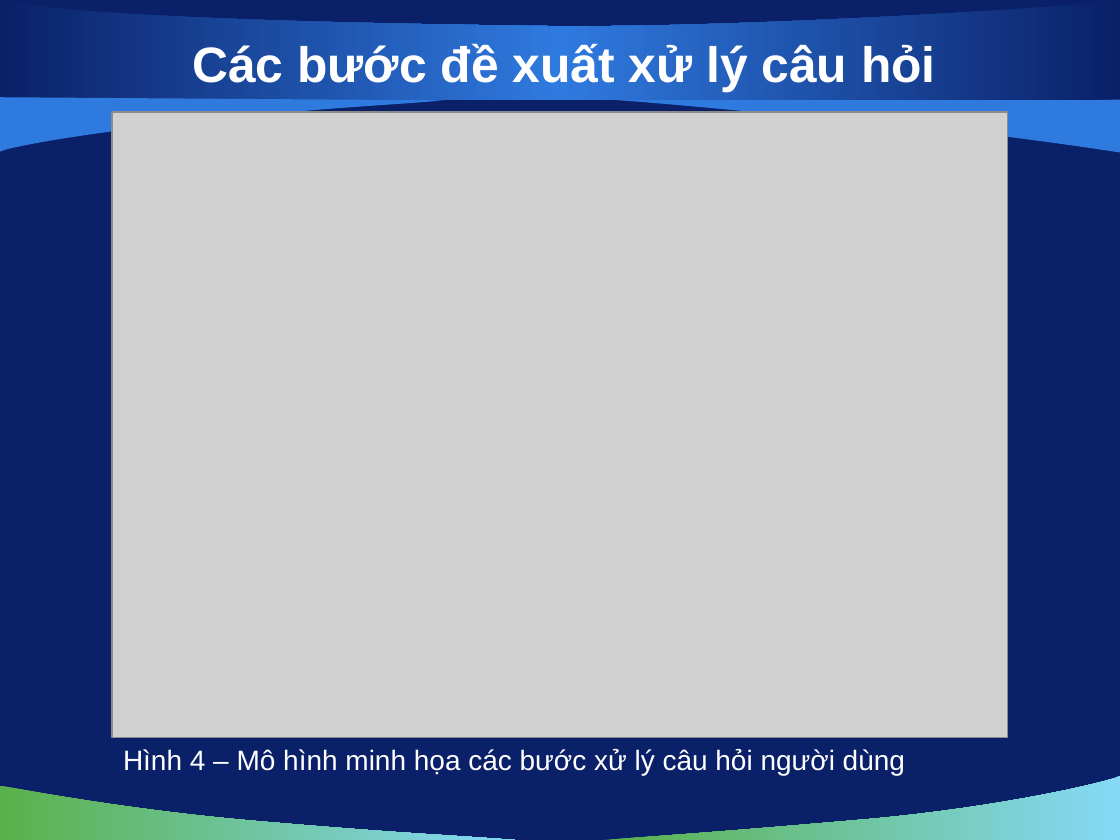
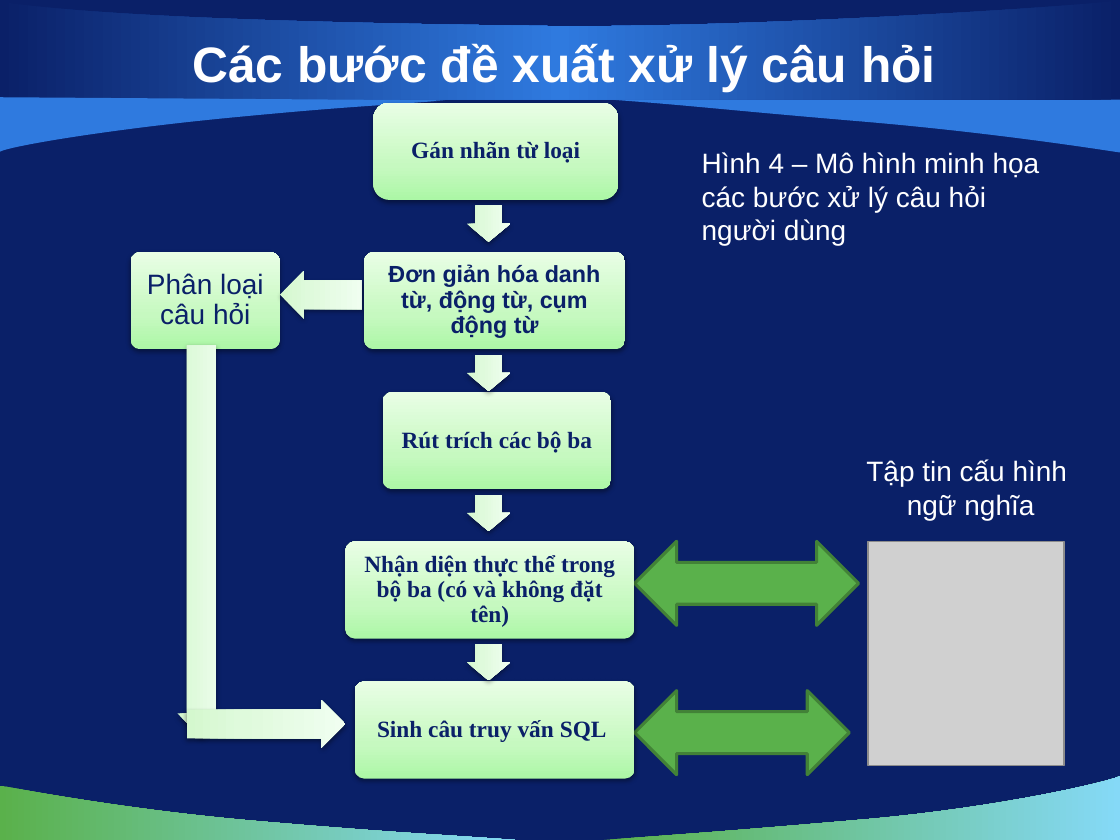
Before and after one commit to hungntit/filnalproject, a slide deck: slide 6 of De Cuong/bao cao luan van/slide 0.2.pptx (slide 11 before the commit). Drawn at 1120x840 pixels with LibreOffice and Linux fonts; fonts in the diff are those of the drawing; grey boxes stand for pictures; background and template pictures are left out. Boxes give left, top, right and bottom in pixels: in the first picture for what was removed or moved away, otherwise in the second. Text is boxed around its words. In the diff, an @@ line names an element or a change of style, - is before the commit and + after.

```diff
--- a/De Cuong/bao cao luan van/slide 0.2.pptx
+++ b/De Cuong/bao cao luan van/slide 0.2.pptx
@@ picture removed at [112, 112, 1008, 737] @@
@@ rounded rectangle added at [373, 103, 618, 200], fill gradient #AEF8A6 to #C6F9C1 to #E8FEE6 @@
@@ text added at [411, 141, 580, 163], 15 pt, text #0A2068, bold @@
+Gán nhãn từ loại
@@ text "Hình 4 – Mô hình ..." rewrapped from [123, 749, 905, 775] to [702, 152, 1040, 245] @@
@@ right arrow added at [467, 205, 511, 242], fill gradient #D2FACF to #DFFBDC to #F2FEF1 @@
@@ rounded rectangle added at [131, 252, 280, 349], fill gradient #AEF8A6 to #C6F9C1 to #E8FEE6 @@
@@ rounded rectangle added at [364, 252, 625, 349], fill gradient #AEF8A6 to #C6F9C1 to #E8FEE6 @@
@@ text added at [388, 264, 601, 338], 15 pt, text #0A2068, bold @@
+Đơn giản hóa danh từ, động từ, cụm động từ
@@ text added at [147, 273, 264, 325], 18 pt, text #0A2068 @@
+Phân loại câu hỏi
@@ right arrow added at [280, 271, 363, 319], fill gradient #D2FACF to #DFFBDC to #F2FEF1 @@
@@ right arrow added at [178, 346, 226, 738], fill gradient #D2FACF to #DFFBDC to #F2FEF1 @@
@@ right arrow added at [467, 354, 511, 391], fill gradient #D2FACF to #DFFBDC to #F2FEF1 @@
@@ rounded rectangle added at [383, 392, 612, 489], fill gradient #AEF8A6 to #C6F9C1 to #E8FEE6 @@
@@ text added at [402, 431, 592, 453], 15 pt, text #0A2068, bold @@
+Rút trích các bộ ba
@@ text added at [866, 459, 1067, 520], 18 pt, text #FFFFFF @@
+Tập tin cấu hình
+ngữ nghĩa
@@ right arrow added at [467, 494, 511, 531], fill gradient #D2FACF to #DFFBDC to #F2FEF1 @@
@@ rounded rectangle added at [345, 541, 634, 638], fill gradient #AEF8A6 to #C6F9C1 to #E8FEE6 @@
@@ text added at [364, 555, 615, 627], 15 pt, text #0A2068, bold @@
+Nhận diện thực thể trong bộ ba (có và không đặt tên)
@@ left right arrow added at [635, 541, 859, 625], fill #5AB14B, outline #438337 2 pt @@
@@ picture added at [868, 541, 1064, 765] @@
@@ right arrow added at [467, 644, 511, 681], fill gradient #D2FACF to #DFFBDC to #F2FEF1 @@
@@ rounded rectangle added at [355, 681, 635, 778], fill gradient #AEF8A6 to #C6F9C1 to #E8FEE6 @@
@@ right arrow added at [187, 700, 346, 748], fill gradient #D2FACF to #DFFBDC to #F2FEF1 @@
@@ left right arrow added at [635, 691, 850, 775], fill #5AB14B, outline #438337 2 pt @@
@@ text added at [377, 720, 607, 742], 15 pt, text #0A2068, bold @@
+Sinh câu truy vấn SQL
```
Also in this commit, not shown: 5 other slides changed, 4 slides added, 5 slides removed, 1 other file.
